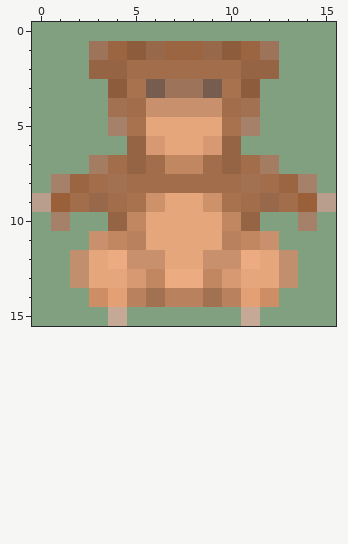
One commit to this pixel-art sprite: OpenWorldProject.ltproj/resources/icons16/teddybear.png. The picture above is the old version.
The file is 16x16 pixels. Colours within 5 levels of each other are drawn and written as one.
Once edited:
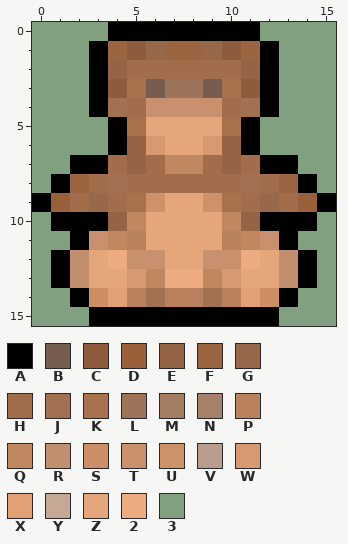
Palette (. is transparent): A #000000  B #775d4f  C #8d5c3c  D #9a603a  E #956444  F #9c6541  G #97684a  H #a16d4b  J #a27151  K #a8724f  L #9d745a  M #a47c62  N #a68169  P #b9815d  Q #c08761  R #c18f6e  S #cd8e65  T #c8906c  U #ce926b  V #b99e8d  W #d69971  X #e3a075  Y #c5a895  Z #e6a67c  2 #ecab80  3 #80a080
The author wrote: teddy outline
From old to new:
Changed rows in their new state; - is an unchanged pixel.
first column x 0:
 0 ----AAAAAAAA----
 1 ---A--------A---
 2 ---A--------A---
 3 ---A--------A---
 4 ---A--------A---
 5 ----A------A----
 6 ----A------A----
 7 --AA--------AA--
 8 -A------------A-
 9 A--------------A
10 -AAA--------AAA-
11 --A----------A--
12 -A------------A-
13 -A------------A-
14 --A----------A--
15 ---AAAAAAAAAA---
Where, in picture pixels (left, top, right, bottom), the same in both pictures:
changed: (32, 22, 336, 326)
